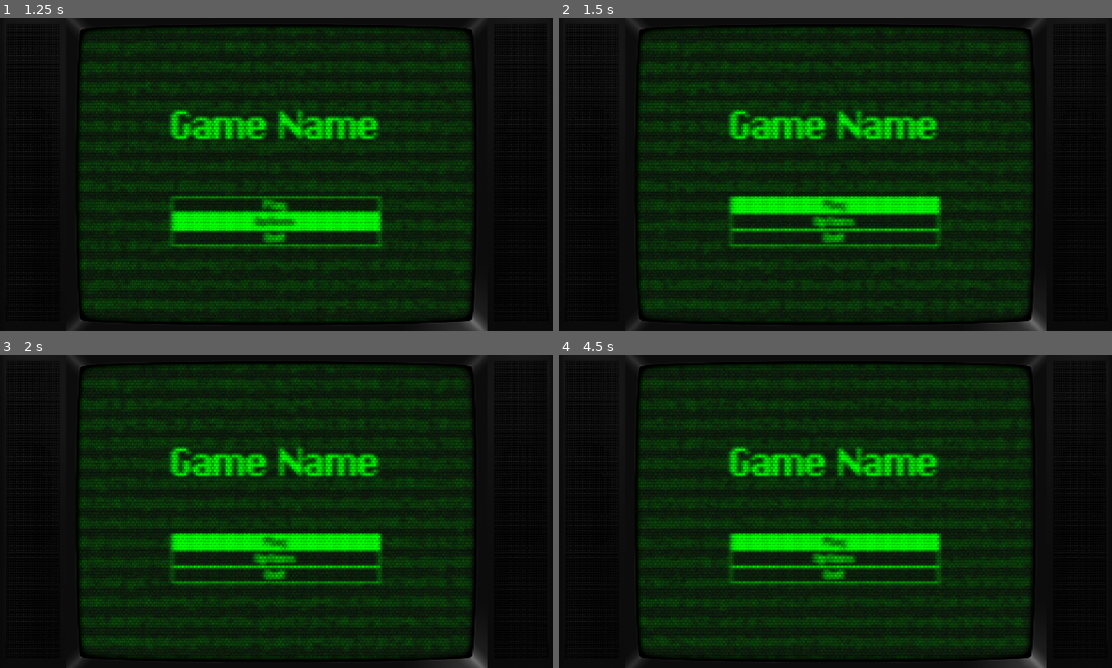
Above: before the commit, frames 1-4 (two rows, left to right).
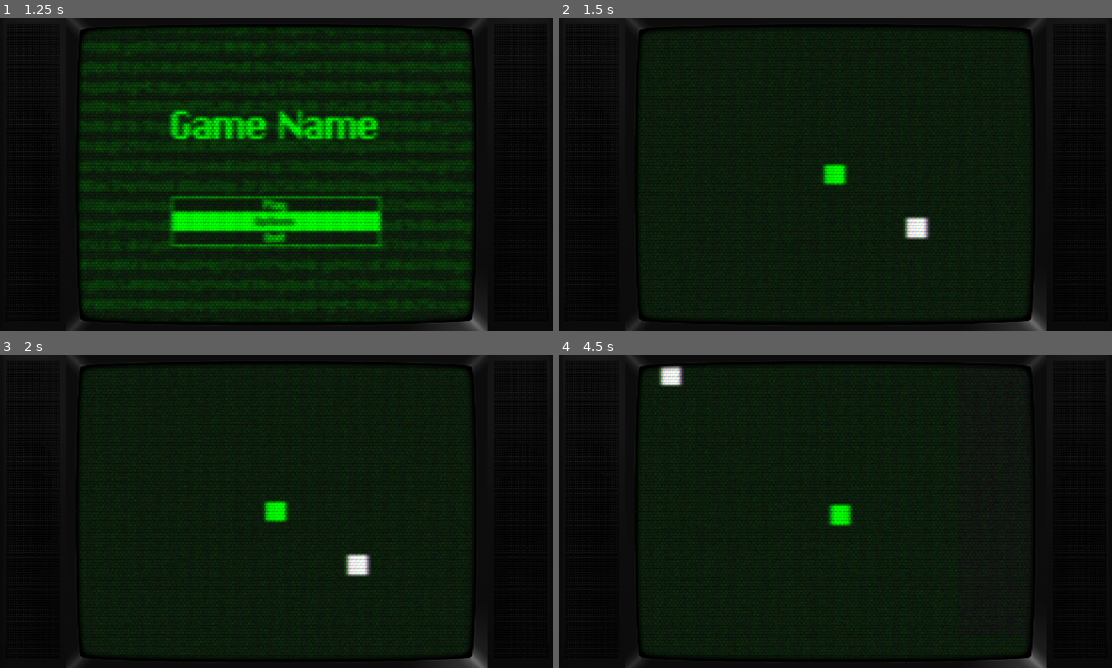
Above: after the commit, the same moments.

Repository: Tabaxi-web/school-project-game
Game: Godot game, scene res://scenes/main_menu.tscn
The game is run twice, just before and just after one commit, with the same random seed, the same clock (stepped at 60 frames per second) and the same inputs.
Inputs (mouse positions are in pixels of both pictures, inside the frame that each line leads up to):
- Up to frame 1 (1.25 s): click "Options" at 0.5 s
- Up to frame 2 (1.5 s): click "Play" at 1.25 s
- Up to frame 3 (2 s): no input
- Up to frame 4 (4.5 s): click (835, 542) at 2 s, where only the run before the commit has a clickable "Play"; tap Enter at 2.75 s; hold D (movement_right, bound only after the commit) 2.78-3.53 s; hold S (movement_down, bound only after the commit) 3.53-4.28 s; hold D (movement_right, bound only after the commit) from 4.28 s (still down)

Frame 1 is identical in both runs. In frame 2, 14% of the frame differs, in the area x 14-86%, y 3-97%; in frame 3, 14%; in frame 4, 15%.

Commit message:
0.2
Finished main menu
Added player
Added things in general

Diff:
--- a/new-game-project/project.godot
+++ b/new-game-project/project.godot
@@ -28,6 +28,29 @@
 
 enabled=PackedStringArray("res://addons/flowerwall_crt/plugin.cfg")
 
+[input]
+
+movement_left={
+"deadzone": 0.2,
+"events": [Object(InputEventKey,"resource_local_to_scene":false,"resource_name":"","device":-1,"window_id":0,"alt_pressed":false,"shift_pressed":false,"ctrl_pressed":false,"meta_pressed":false,"pressed":false,"keycode":0,"physical_keycode":65,"key_label":0,"unicode":97,"location":0,"echo":false,"script":null)
+]
+}
+movement_right={
+"deadzone": 0.2,
+"events": [Object(InputEventKey,"resource_local_to_scene":false,"resource_name":"","device":-1,"window_id":0,"alt_pressed":false,"shift_pressed":false,"ctrl_pressed":false,"meta_pressed":false,"pressed":false,"keycode":0,"physical_keycode":68,"key_label":0,"unicode":100,"location":0,"echo":false,"script":null)
+]
+}
+movement_up={
+"deadzone": 0.2,
+"events": [Object(InputEventKey,"resource_local_to_scene":false,"resource_name":"","device":-1,"window_id":0,"alt_pressed":false,"shift_pressed":false,"ctrl_pressed":false,"meta_pressed":false,"pressed":false,"keycode":0,"physical_keycode":87,"key_label":0,"unicode":119,"location":0,"echo":false,"script":null)
+]
+}
+movement_down={
+"deadzone": 0.2,
+"events": [Object(InputEventKey,"resource_local_to_scene":false,"resource_name":"","device":-1,"window_id":0,"alt_pressed":false,"shift_pressed":false,"ctrl_pressed":false,"meta_pressed":false,"pressed":false,"keycode":0,"physical_keycode":83,"key_label":0,"unicode":115,"location":0,"echo":false,"script":null)
+]
+}
+
 [physics]
 
 3d/physics_engine="Jolt Physics"
--- a/new-game-project/scenes/main_game.tscn
+++ b/new-game-project/scenes/main_game.tscn
@@ -1,26 +1,70 @@
 [gd_scene format=3 uid="uid://wvnp3fck6aty"]
 
 [ext_resource type="Texture2D" uid="uid://nutd3l60t4pw" path="res://assets/exodus_cl_night.png" id="1_s3esy"]
+[ext_resource type="Script" uid="uid://ctxxulmnei26i" path="res://scripts/player.gd" id="2_72e8q"]
 
-[sub_resource type="StyleBoxFlat" id="StyleBoxFlat_s3esy"]
-bg_color = Color(0.6, 0.6, 0.6, 0)
+[sub_resource type="CircleShape2D" id="CircleShape2D_72e8q"]
+radius = 20.0
 
 [node name="Node2D" type="Node2D" unique_id=567899002]
 
-[node name="CanvasLayer" type="CanvasLayer" parent="." unique_id=711320777]
+[node name="CrtBorder" type="CanvasLayer" parent="." unique_id=711320777]
 layer = 105
 
-[node name="Sprite2D" type="Sprite2D" parent="CanvasLayer" unique_id=789814436]
+[node name="Sprite2D" type="Sprite2D" parent="CrtBorder" unique_id=789814436]
 z_index = 105
-position = Vector2(575.99994, 323.99997)
+position = Vector2(576, 323.99997)
 scale = Vector2(0.59999996, 0.59999996)
 texture = ExtResource("1_s3esy")
 
+[node name="UIMain" type="CanvasLayer" parent="." unique_id=901089649]
+follow_viewport_enabled = true
+
+[node name="HBoxContainer" type="HBoxContainer" parent="UIMain" unique_id=1194119633]
+anchors_preset = 15
+anchor_right = 1.0
+anchor_bottom = 1.0
+offset_right = -138.0
+grow_horizontal = 2
+grow_vertical = 2
+theme_override_constants/separation = -716
+alignment = 1
+
+[node name="PanelContainer" type="PanelContainer" parent="UIMain/HBoxContainer" unique_id=467102156]
+custom_minimum_size = Vector2(200, 0)
+layout_mode = 2
+
+[node name="PanelContainer2" type="PanelContainer" parent="UIMain/HBoxContainer" unique_id=1446255789]
+layout_mode = 2
+
 [node name="Camera2D" type="Camera2D" parent="." unique_id=1433920973]
-anchor_mode = 0
+position_smoothing_enabled = true
+position_smoothing_speed = 100.0
 
-[node name="PanelContainer" type="PanelContainer" parent="." unique_id=150977368]
-offset_left = 143.0
-offset_right = 1015.0
-offset_bottom = 648.0
-theme_override_styles/panel = SubResource("StyleBoxFlat_s3esy")
+[node name="Player" type="CharacterBody2D" parent="." unique_id=314692743 node_paths=PackedStringArray("camera")]
+motion_mode = 1
+script = ExtResource("2_72e8q")
+camera = NodePath("../Camera2D")
+
+[node name="CollisionShape2D" type="CollisionShape2D" parent="Player" unique_id=1443567382]
+shape = SubResource("CircleShape2D_72e8q")
+
+[node name="ColorRect" type="ColorRect" parent="Player" unique_id=1229571217]
+anchors_preset = 8
+anchor_left = 0.5
+anchor_top = 0.5
+anchor_right = 0.5
+anchor_bottom = 0.5
+offset_left = -20.0
+offset_top = -20.0
+offset_right = 20.0
+offset_bottom = 20.0
+grow_horizontal = 2
+grow_vertical = 2
+color = Color(0, 1, 0, 1)
+
+[node name="ColorRect" type="ColorRect" parent="." unique_id=1151375317]
+offset_left = 150.0
+offset_top = 91.0
+offset_right = 190.0
+offset_bottom = 131.0
--- a/new-game-project/scenes/main_menu.tscn
+++ b/new-game-project/scenes/main_menu.tscn
@@ -1,6 +1,7 @@
 [gd_scene format=3 uid="uid://crev2inf1u6xe"]
 
 [ext_resource type="Texture2D" uid="uid://nutd3l60t4pw" path="res://assets/exodus_cl_night.png" id="1_8ln24"]
+[ext_resource type="Script" uid="uid://c8mmi8o8vgke2" path="res://scripts/main_menu.gd" id="1_rtw2f"]
 [ext_resource type="FontFile" uid="uid://clcwproebc0of" path="res://assets/pixChicago.ttf" id="2_rtw2f"]
 [ext_resource type="Script" uid="uid://dsty8d6pbkof" path="res://scripts/evil_ahh_text.gd" id="3_oa1go"]
 [ext_resource type="StyleBox" uid="uid://b5lqy4ch60ynr" path="res://assets/DullBox.tres" id="4_tbmy8"]
@@ -17,6 +18,7 @@
 font_color = Color(0, 1, 0, 1)
 
 [node name="Node2D" type="Node2D" unique_id=343072824]
+script = ExtResource("1_rtw2f")
 
 [node name="CanvasLayer" type="CanvasLayer" parent="." unique_id=1411437698]
 layer = 105
@@ -63,7 +65,7 @@
 layout_mode = 2
 theme_override_constants/separation = 0
 
-[node name="Button" type="Button" parent="HBoxContainer/VBoxContainer/VBoxContainer" unique_id=1123446676]
+[node name="PlayButton" type="Button" parent="HBoxContainer/VBoxContainer/VBoxContainer" unique_id=1123446676]
 layout_mode = 2
 theme_override_colors/font_color = Color(0, 1, 0, 1)
 theme_override_colors/font_pressed_color = Color(0, 1, 0, 1)
@@ -74,7 +76,7 @@
 theme_override_styles/hover = ExtResource("5_jk1qb")
 text = "Play"
 
-[node name="Button2" type="Button" parent="HBoxContainer/VBoxContainer/VBoxContainer" unique_id=928189288]
+[node name="OptionsButton" type="Button" parent="HBoxContainer/VBoxContainer/VBoxContainer" unique_id=928189288]
 layout_mode = 2
 theme_override_colors/font_color = Color(0, 1, 0, 1)
 theme_override_colors/font_pressed_color = Color(0, 1, 0, 1)
@@ -85,7 +87,7 @@
 theme_override_styles/hover = ExtResource("5_jk1qb")
 text = "Options"
 
-[node name="Button3" type="Button" parent="HBoxContainer/VBoxContainer/VBoxContainer" unique_id=236320092]
+[node name="QuitButton" type="Button" parent="HBoxContainer/VBoxContainer/VBoxContainer" unique_id=236320092]
 layout_mode = 2
 theme_override_colors/font_color = Color(0, 1, 0, 1)
 theme_override_colors/font_pressed_color = Color(0, 1, 0, 1)
@@ -97,3 +99,6 @@
 text = "Quit"
 
 [connection signal="timeout" from="Label/Timer" to="Label" method="_on_timer_timeout"]
+[connection signal="button_down" from="HBoxContainer/VBoxContainer/VBoxContainer/PlayButton" to="." method="_on_play_button_down"]
+[connection signal="button_down" from="HBoxContainer/VBoxContainer/VBoxContainer/OptionsButton" to="." method="_on_options_button_down"]
+[connection signal="button_down" from="HBoxContainer/VBoxContainer/VBoxContainer/QuitButton" to="." method="_on_quit_button_down"]
--- /dev/null
+++ b/new-game-project/scripts/main_menu.gd
@@ -0,0 +1,13 @@
+extends Node2D
+
+
+func _on_play_button_down() -> void:
+	get_tree().change_scene_to_file("res://scenes/main_game.tscn")
+
+
+func _on_options_button_down() -> void:
+	pass # Replace with function body.
+
+
+func _on_quit_button_down() -> void:
+	get_tree().quit()
--- /dev/null
+++ b/new-game-project/scripts/player.gd
@@ -0,0 +1,36 @@
+extends CharacterBody2D
+
+# -- MOVEMENT VARS --
+@export var camera: Camera2D
+@export var max_speed := 500.0
+@export var acceleration := 3000.0
+@export var friction := 30 # Velocity is multiplied by (1 - this * delta). The higher, the more friction.
+# -- GAMEPLAY VARS --
+@export var max_health := 100
+var health: int
+# -- GUN VARS --
+@export var max_ammo := 10
+var ammo: int
+@export var bullet_cooldown_timer: Timer
+@export var reload_timer: Timer
+
+func _ready() -> void:
+	health = max_health
+
+
+# Called every frame. 'delta' is the elapsed time since the previous frame.
+func _process(delta: float) -> void:
+	#Camera logic. Note the camera and player start CENTERED at 0,0.
+	camera.position = position
+	#movement
+	var direction: Vector2
+	direction.x = Input.get_axis("movement_left", "movement_right")
+	direction.y = Input.get_axis("movement_up", "movement_down")
+	direction = direction.normalized()
+	print(direction)
+	if direction != Vector2.ZERO:
+		velocity += direction * acceleration * delta
+	else:
+		velocity *= 1 - (friction * delta)
+	velocity = velocity.limit_length(max_speed)
+	move_and_slide()
Not shown, added: new-game-project/scripts/main_menu.gd.uid
Not shown, added: new-game-project/scripts/player.gd.uid
